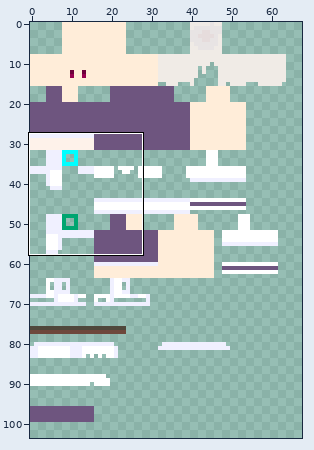
Two states of a sprite sheet, izayoi_sakuya/texture.png. Above, an overview of the earlier version with the close-up marked.
Close-up. The starting point:
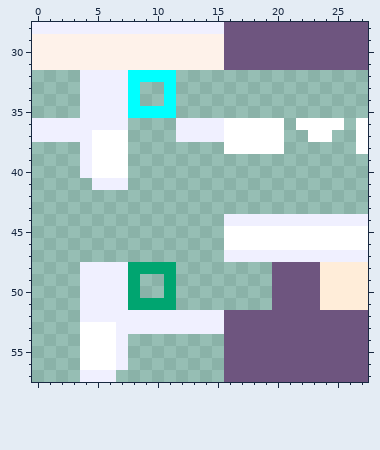
The file is 128x128 pixels. Colours within 5 levels of each other are drawn and written as one. Shown: x 0..27, y 28..57. The wide view leaves out empty margins.
Now the later version:
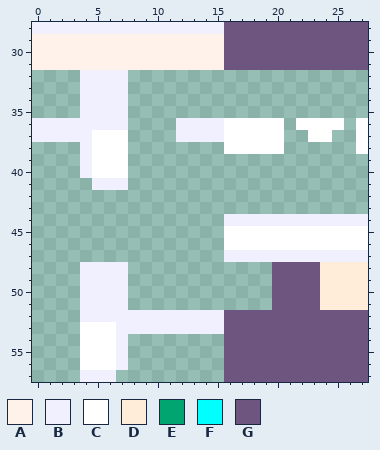
Palette (. is transparent): A #fef2ea  B #f0f0ff  C #ffffff  D #ffedd9  E #00a570  F #00ffff  G #6e557f
Change:
The author cleared colour E in row 48 at x 8 to 11; in rows 49 to 50 at x 8 and 11; in row 51 at x 8 to 11.
The author cleared colour F in row 32 at x 8 to 11; in rows 33 to 34 at x 8 and 11; in row 35 at x 8 to 11.
Pixel boxes of the changes (left, top, right, bottom) in both close-ups:
erased: (128, 70, 176, 118)
erased: (128, 262, 176, 310)
